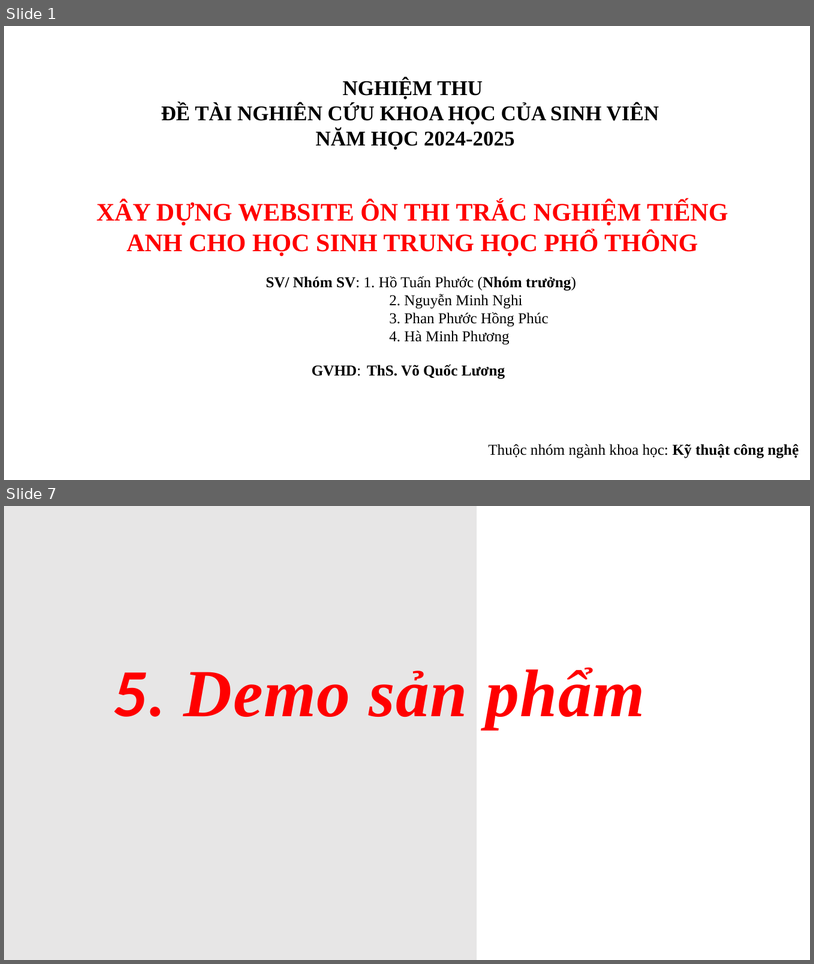
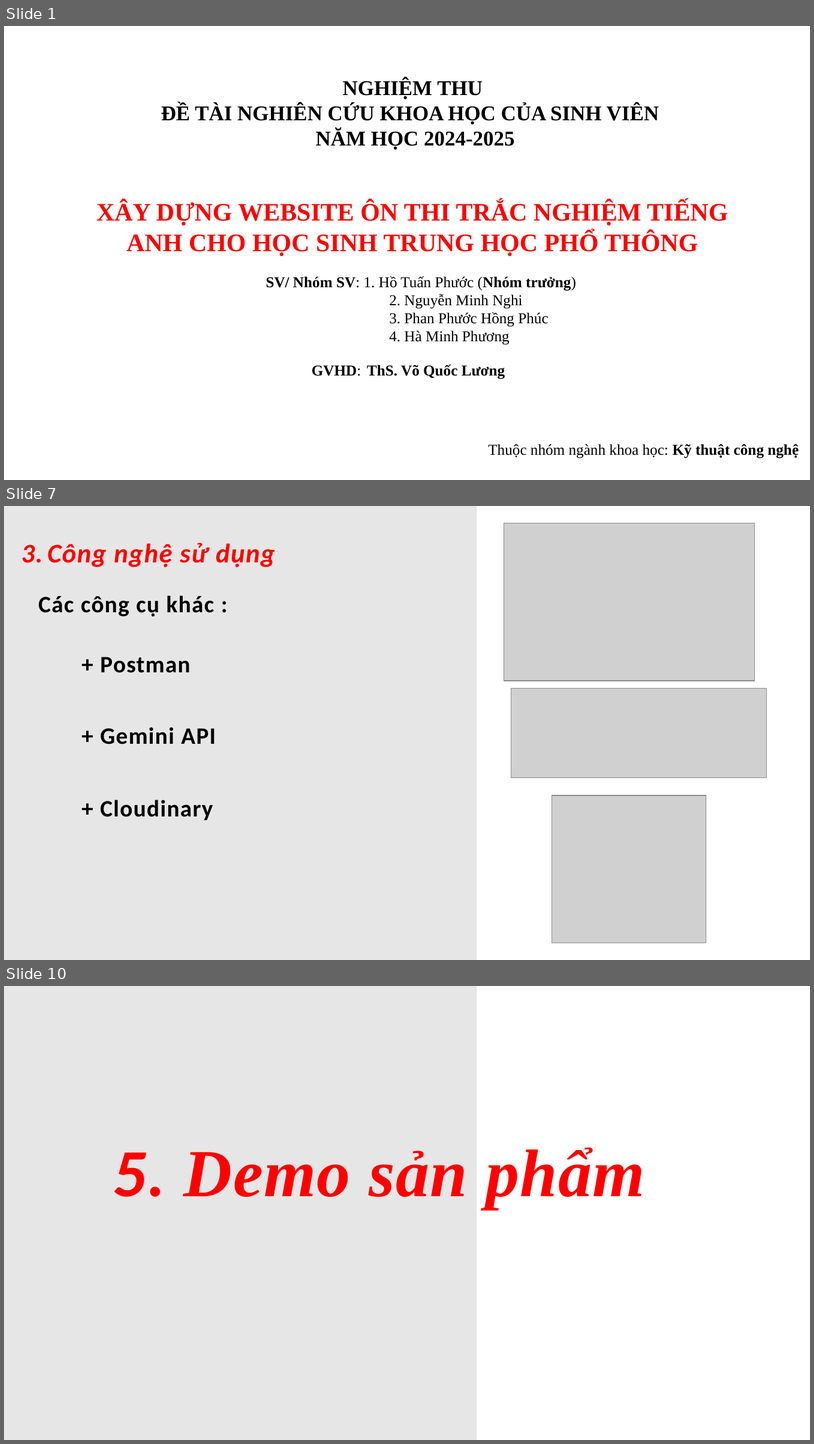
Before and after one commit to minhnghi123/React-WebTracNghiemTiengAnhTHPT, a slide deck: 2.HoTuanPhuoc_ThS.Võ Quốc Lương/2. Hồ Tuấn Phước_ThS.Võ Quốc Lương.pptx. Shown one above the other, each under a label of ours: slides 1 and 7 before the commit, slides 1, 7 and 10 after it; the slides between them are not shown. The pictures are 814x964 and 814x1444 pixels, drawn with LibreOffice and Linux fonts; fonts in the diff are those of the drawing; grey boxes stand for pictures. Boxes give left, top, right and bottom in pixels: in the first picture for what was removed or moved away, otherwise in the second. Text is boxed around its words. In the diff, an @@ line names an element or a change of style, - is before the commit and + after.

```diff
--- a/2.HoTuanPhuoc_ThS.Võ Quốc Lương/2. Hồ Tuấn Phước_ThS.Võ Quốc Lương.pptx
+++ b/2.HoTuanPhuoc_ThS.Võ Quốc Lương/2. Hồ Tuấn Phước_ThS.Võ Quốc Lương.pptx
@@ slide 7 added at [4, 506, 810, 960], background #FFFFFF @@
@@ rectangle added at [4, 506, 477, 960], fill #E7E6E6 @@
@@ picture added at [504, 523, 755, 680] @@
@@ text added at [21, 543, 275, 567], 32 pt, text #FF0000, bold, italic @@
+3. Công nghệ sử dụng
@@ text added at [38, 595, 215, 616], 28 pt, text #000000, bold @@
+Các công cụ khác :
@@ text added at [100, 657, 190, 673], 28 pt, text #000000, bold @@
++ Postman
@@ picture added at [512, 688, 767, 778] @@
@@ text added at [100, 727, 216, 744], 28 pt, text #000000, bold @@
++ Gemini API
@@ text added at [100, 799, 213, 820], 28 pt, text #000000, bold @@
++ Cloudinary
@@ picture added at [552, 795, 707, 943] @@
@@ what was slide 7 is now slide 10 @@
```
Also in this commit, not shown: 4 slides changed, 3 other slides added, 1 slide removed.
